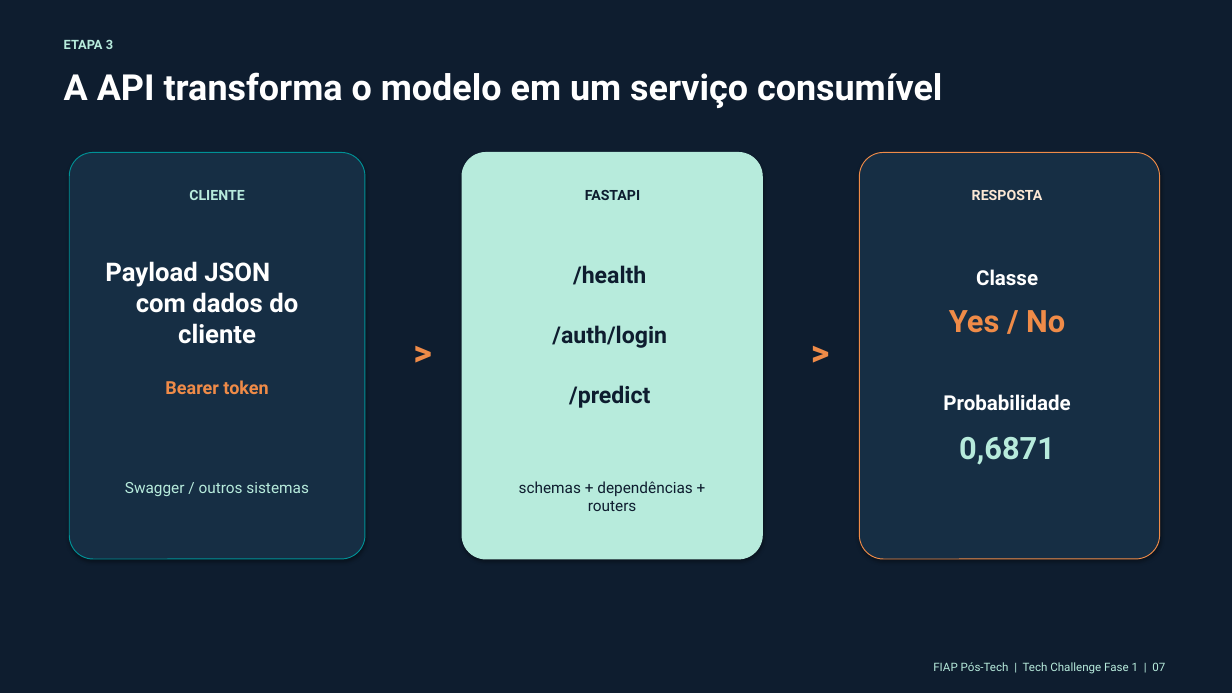
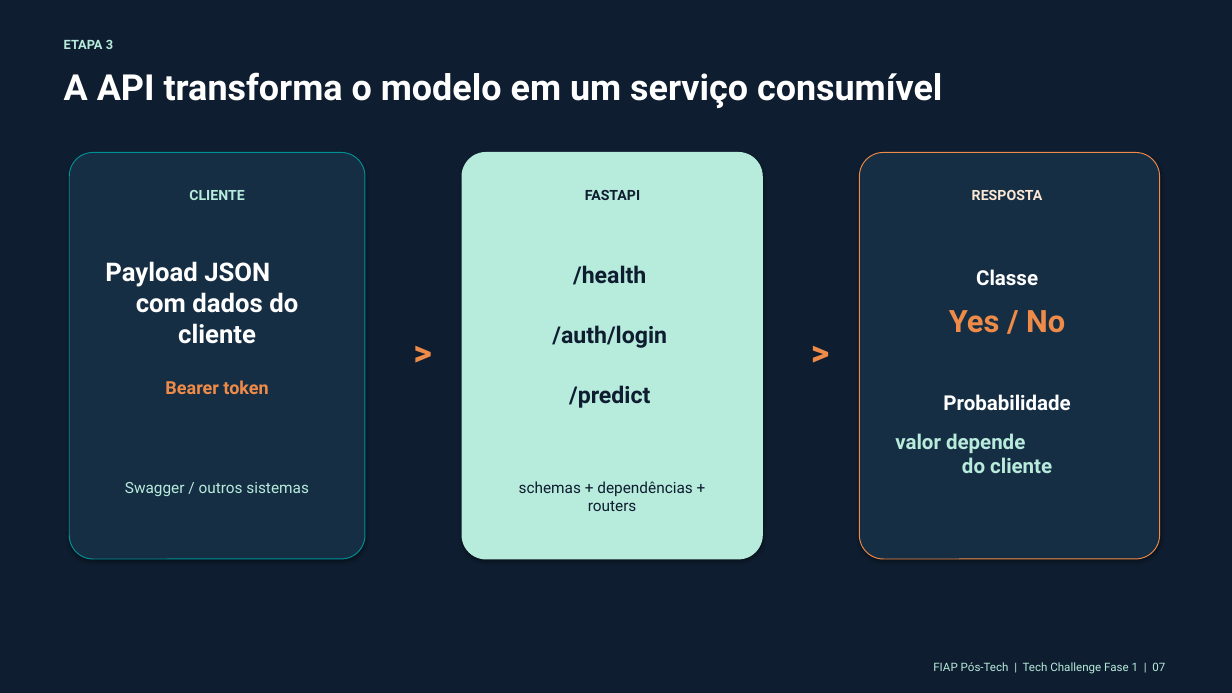
Before and after one commit to SamuelCambui/trabalho-final-fase-1, a slide deck: slide 7 of docs/apresentacao_projeto_churn.pptx. Drawn at 1232x693 pixels with LibreOffice and Linux fonts; fonts in the diff are those of the drawing. Boxes give left, top, right and bottom in pixels: in the first picture for what was removed or moved away, otherwise in the second. Text is boxed around its words. In the diff, an @@ line names an element or a change of style, - is before the commit and + after.

```diff
--- a/docs/apresentacao_projeto_churn.pptx
+++ b/docs/apresentacao_projeto_churn.pptx
@@ text at box(895, 433, 1052, 473): text changed; size 24 to 16 pt @@
-0,6871
+valor depende
+do cliente
```
Also in this commit, not shown: 9 other slides changed, 1 other file.
